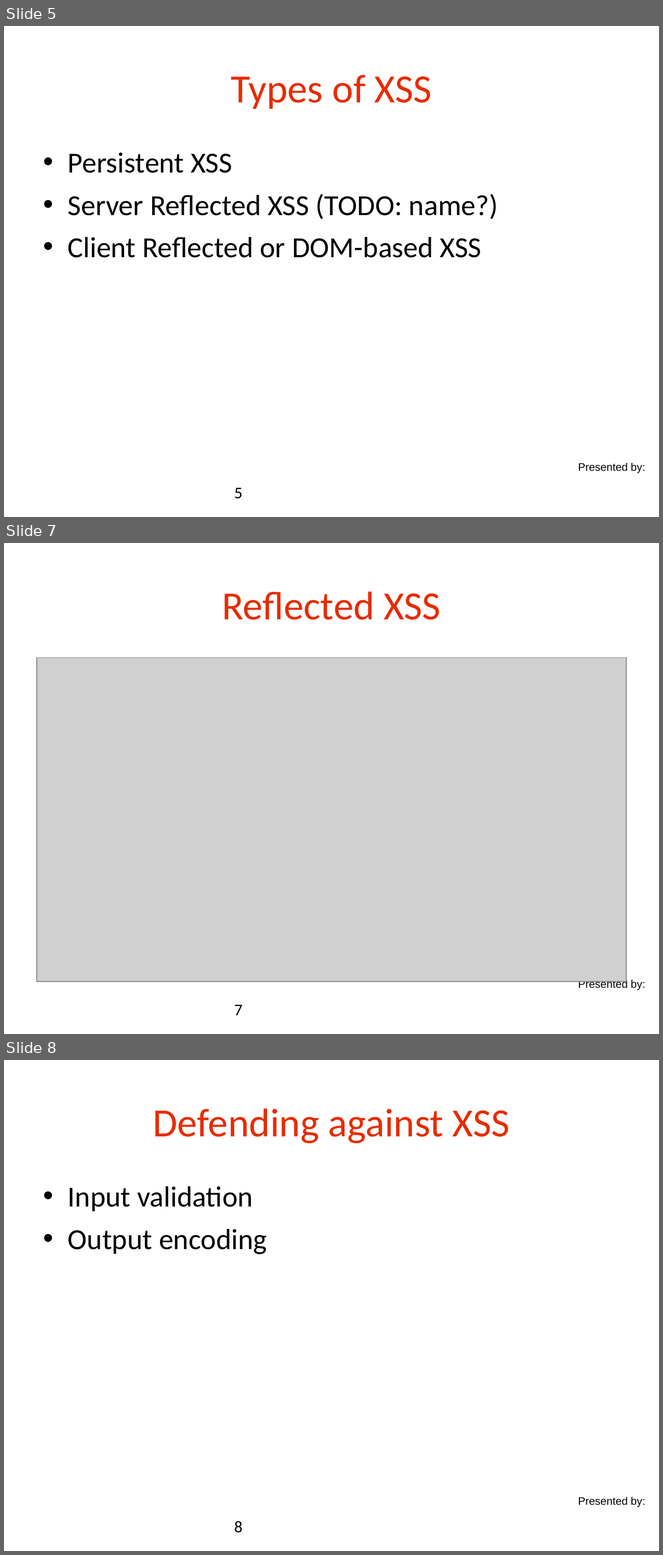
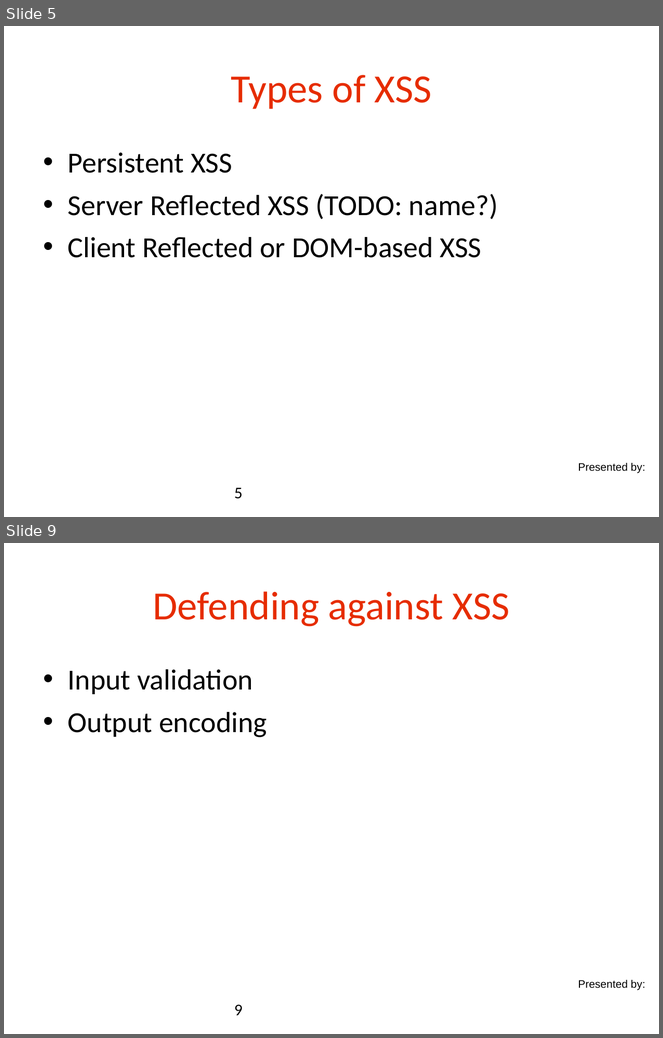
Before and after one commit to danielsomerfield/app-sec-presentation, a slide deck: AppSec Presentation Deck Day 4.ppt. Shown one above the other, each under a label of ours: slides 5, 7 and 8 before the commit, slides 5 and 9 after it; the slides between them are not shown. The pictures are 663x1555 and 663x1038 pixels, drawn with LibreOffice and Linux fonts; fonts in the diff are those of the drawing; grey boxes stand for pictures; background and template pictures are left out. Boxes give left, top, right and bottom in pixels: in the first picture for what was removed or moved away, otherwise in the second. Text is boxed around its words. In the diff, an @@ line names an element or a change of style, - is before the commit and + after.

```diff
--- a/AppSec Presentation Deck Day 4.ppt
+++ b/AppSec Presentation Deck Day 4.ppt
@@ slide 7 removed at (4,543,659,1034), background #FFFFFF; not listed: 1 template element that a slide beside it also shows @@
@@ title removed at (222,591,441,620) @@
-Reflected XSS
@@ picture removed at (37,657,626,982) @@
@@ page number removed at (234,1005,243,1016) @@
-7
@@ what was slide 8 is now slide 9 @@
@@ page number at (234,1005,243,1016): text changed @@
-8
+9
```
Also in this commit, not shown: 2 slides added, 1 other slide removed.
